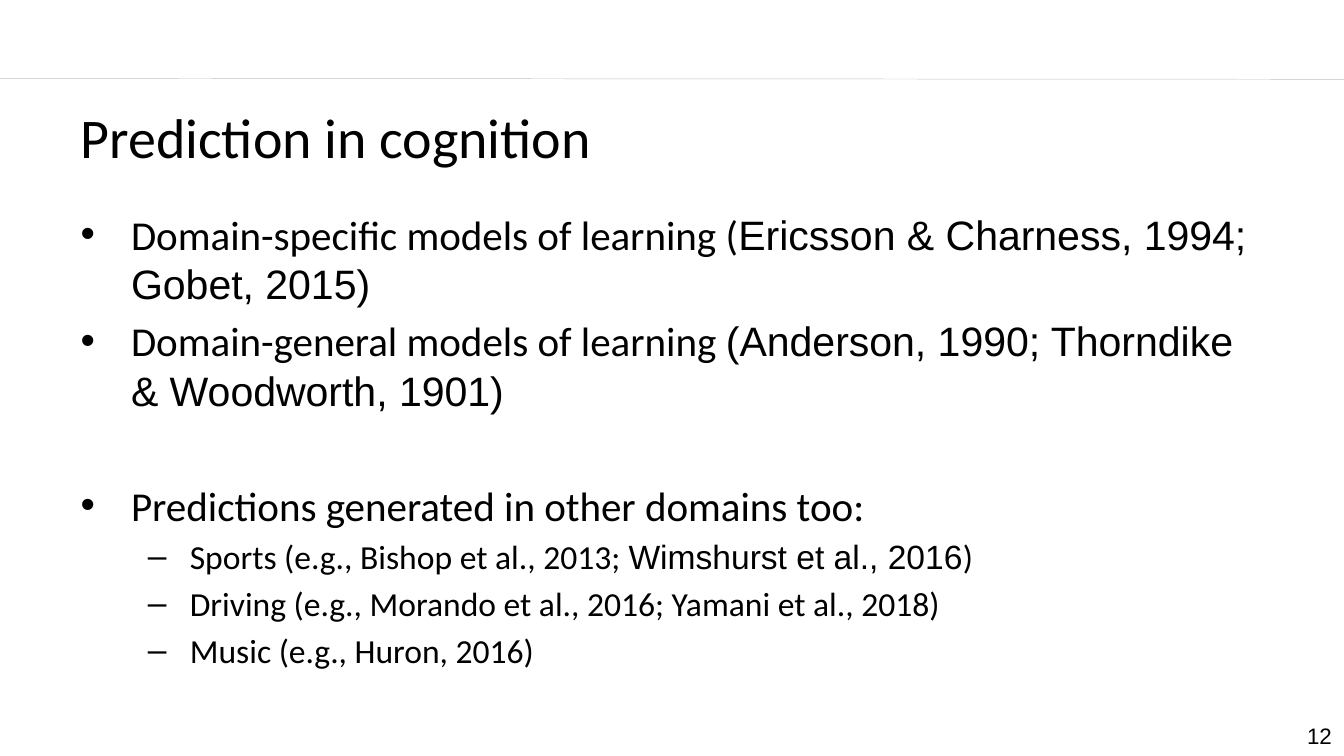
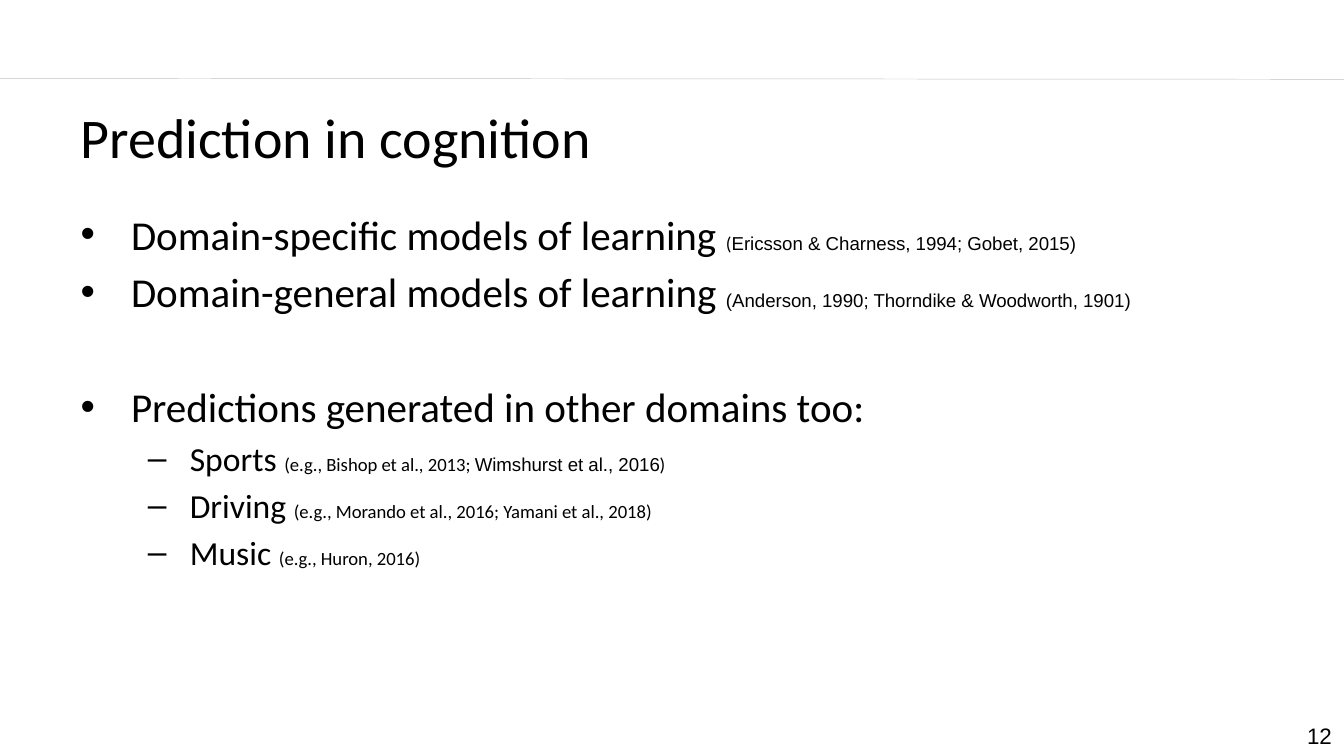
Before and after one commit to laurafdeza/Dissertation, a slide deck: slide 12 of ru_defense_slides.pptx. Drawn at 1344x756 pixels with LibreOffice and Linux fonts; fonts in the diff are those of the drawing; background and template pictures are left out. Boxes give left, top, right and bottom in pixels: in the first picture for what was removed or moved away, otherwise in the second. Text is boxed around its words. In the diff, an @@ line names an element or a change of style, - is before the commit and + after.

```diff
--- a/ru_defense_slides.pptx
+++ b/ru_defense_slides.pptx
@@ text at bbox=[131, 221, 1131, 569]: size 22 to 10 pt in "(Ericsson & Charness, 1994; Gobet, 2015)", "(Anderson, 1990; Thorndike & Woodworth, 1901)"; size 18 to 10 pt in "(e.g., Bishop et al., 2013; Wimshurst et ...", "(e.g., Morando et al., 2016; Yamani et ...", "(e.g., Huron, 2016)"; less space between paragraphs @@
```
Also in this commit, not shown: 8 other slides changed, 1 slide added, 1 other file.
